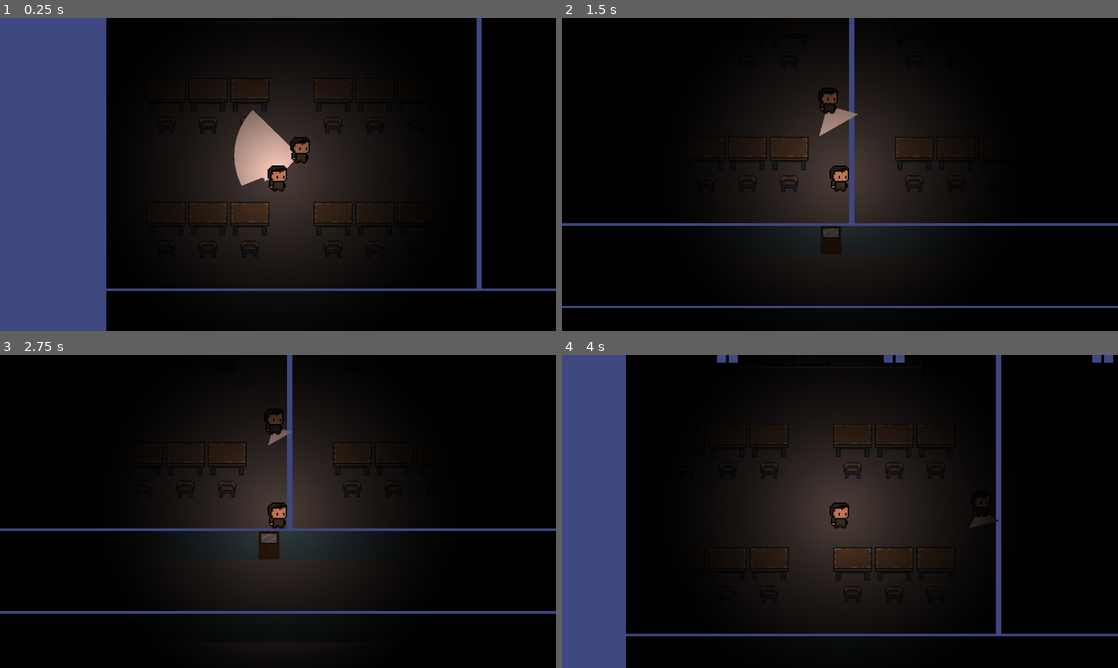
Above: before the commit, frames 1-4 (two rows, left to right).
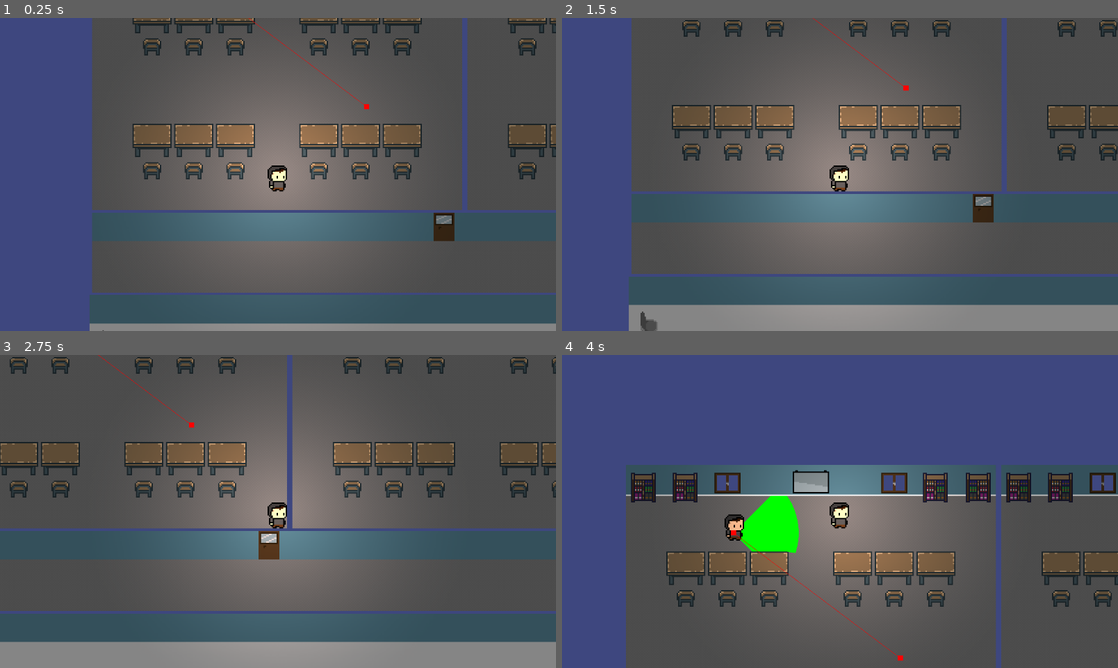
Above: after the commit, the same moments.

Repository: IndianJanos/godot-wild-jam--82
Game: Godot game, scene res://scenes/game.tscn
Two runs of this game, one before a commit and one after it. Both use one fixed random seed, a clock stepped at 60 frames per second and the inputs below. The engine's default icon, where the game draws it, is replaced by a stand-in: a white triangle on a blue panel in a dark square.
Inputs:
- Up to frame 1 (0.25 s): no input
- Up to frame 2 (1.5 s): hold D (move_right) 0.53-1.28 s; hold S (move_down) from 1.28 s (still down)
- Up to frame 3 (2.75 s): tap Enter at 2 s; release S (move_down) at 2.03 s; hold D (move_right) from 2.03 s (still down)
- Up to frame 4 (4 s): release D (move_right) at 2.78 s; hold W (move_up) 2.78-3.53 s; hold A (move_left) from 3.53 s (still down)

The runs differ from the first frame. In frame 1, 83% of the frame differs, in the area x 16-100%, y 0-100%; in frame 2, 99%, in the area x 0-100%, y 0-100%; in frame 3, 98%; in frame 4, 87%.

Commit message:
Nav agent BAD!!!

Diff:
--- a/scenes/game.tscn
+++ b/scenes/game.tscn
@@ -8,9 +8,9 @@
 [ext_resource type="Script" uid="uid://bymq0ctd1hpyl" path="res://scripts/enemy.gd" id="4_lbhrr"]
 
 [sub_resource type="NavigationPolygon" id="NavigationPolygon_iywne"]
-vertices = PackedVector2Array(483, 448.031, 219, 448.961, 219, 266, 483, 266)
+vertices = PackedVector2Array(274.031, 196.328, 10, 196.328, 10, 10, 274.031, 10)
 polygons = Array[PackedInt32Array]([PackedInt32Array(0, 1, 2, 3)])
-outlines = Array[PackedVector2Array]([PackedVector2Array(209, 256, 493, 256, 493, 458, 209, 459)])
+outlines = Array[PackedVector2Array]([PackedVector2Array(-0.000488281, 0, 284.031, 0, 284.031, 206.33, -0.000488281, 206.33)])
 
 [sub_resource type="RectangleShape2D" id="RectangleShape2D_lnu2h"]
 size = Vector2(25, 721)
@@ -26,12 +26,13 @@
 tile_set = ExtResource("1_p57ef")
 
 [node name="CanvasModulate" type="CanvasModulate" parent="TileMapLayer"]
+visible = false
 position = Vector2(-0.000549316, 0.000305176)
 scale = Vector2(0.999996, 0.999999)
 color = Color(0, 0, 0, 1)
 
 [node name="NavigationRegion2D" type="NavigationRegion2D" parent="TileMapLayer"]
-position = Vector2(6002, 318)
+position = Vector2(6208.68, 570.441)
 navigation_polygon = SubResource("NavigationPolygon_iywne")
 
 [node name="Background" type="Sprite2D" parent="."]
@@ -57,15 +58,22 @@
 position = Vector2(13.5, 361.5)
 shape = SubResource("RectangleShape2D_lnu2h")
 
-[node name="Enemy" type="CharacterBody2D" parent="."]
-position = Vector2(6360, 647)
+[node name="Enemy" type="CharacterBody2D" parent="." node_paths=PackedStringArray("vision_cone", "pivot")]
+position = Vector2(6292, 592)
 script = ExtResource("4_lbhrr")
 target_node = NodePath("../Player")
-nav_region_path = NodePath("../TileMapLayer/NavigationRegion2D")
-patrol_points = Array[Vector2]([Vector2(6359, 668), Vector2(6150, 668)])
+patrol_points = Array[Vector2]([Vector2(6420, 688), Vector2(6292, 592)])
 cone_length = 50.0
+vision_cone = NodePath("Pivot/Polygon2D")
+pivot = NodePath("Pivot")
 
-[node name="Polygon2D" type="Polygon2D" parent="Enemy"]
+[node name="NavigationAgent2D" type="NavigationAgent2D" parent="Enemy"]
+debug_enabled = true
+
+[node name="Pivot" type="Node2D" parent="Enemy"]
+
+[node name="Polygon2D" type="Polygon2D" parent="Enemy/Pivot"]
+color = Color(0, 1, 0, 1)
 
 [node name="CollisionShape2D" type="CollisionShape2D" parent="Enemy"]
 position = Vector2(0, -4)
@@ -93,7 +101,7 @@
 shape = SubResource("RectangleShape2D_lnu2h")
 
 [node name="Player" type="CharacterBody2D" parent="."]
-position = Vector2(6341, 680)
+position = Vector2(6352, 740)
 script = ExtResource("2_lnu2h")
 speed = 15000.0
 
--- a/scripts/enemy.gd
+++ b/scripts/enemy.gd
@@ -2,80 +2,63 @@
 
 @export var speed: float = 100.0
 @export var target_node: NodePath
-@export var nav_region_path: NodePath
 @export var patrol_points: Array[Vector2] = []
 @export var cone_length: float = 200.0
 @export var cone_angle: float = 90.0
-@export var ray_count: int = 30
+@export var ray_count: int = 60
+@export var vision_cone: Polygon2D
+@export var pivot: Node2D
 
-@onready var vision_cone := $Polygon2D
-@onready var player := get_node(target_node)
+@onready var nav_agent: NavigationAgent2D = $NavigationAgent2D
+@onready var player: Node2D = get_node(target_node)
 
-var path: PackedVector2Array = []
-var path_index := 0
-var patrol_index := 0
-var chasing := false
-var player_seen := false
+var patrol_index: int = 0
+var player_seen: bool = false
 
 func _ready():
-	update_path_to(patrol_points[patrol_index])
+	nav_agent.velocity_computed.connect(_on_velocity_computed)
 
-func _physics_process(delta: float):
+	if patrol_points.size() > 0:
+		nav_agent.target_position = patrol_points[patrol_index]
+
+func _physics_process(_delta: float) -> void:
 	update_vision_cone()
 
-	if player_seen:
-		if not chasing:
-			chasing = true
-		update_path_to(player.global_position)
-		vision_cone.look_at(player.global_position)
-	elif not chasing and path_index >= path.size():
+	if nav_agent.is_navigation_finished() and patrol_points.size() > 0:
 		patrol_index = (patrol_index + 1) % patrol_points.size()
-		update_path_to(patrol_points[patrol_index])
-		vision_cone.look_at(patrol_points[patrol_index])
+		nav_agent.target_position = patrol_points[patrol_index]
+		pivot.look_at(patrol_points[patrol_index])
 
-	move_along_path()
-
-func move_along_path():
-	if path_index >= path.size():
-		velocity = Vector2.ZERO
-		return
-
-	var target_pos = path[path_index]
-	var direction = (target_pos - global_position).normalized()
-	velocity = direction * speed
+	var direction = global_position.direction_to(nav_agent.get_next_path_position())
+	nav_agent.velocity = direction * speed
 	move_and_slide()
 
-	if global_position.distance_to(target_pos) < 4.0:
-		path_index += 1
-
-func update_path_to(target_pos: Vector2):
-	var nav_region = get_node(nav_region_path) as NavigationRegion2D
-	var map = nav_region.get_navigation_map()
-	path = NavigationServer2D.map_get_path(map, global_position, target_pos, false)
-	path_index = 0
+func _on_velocity_computed(safe_velocity: Vector2) -> void:
+	velocity = velocity.move_toward(safe_velocity, 100)
 
 func update_vision_cone():
 	var points: Array[Vector2] = [Vector2.ZERO]
 	var start_angle = -cone_angle / 2.0
 	var angle_step = cone_angle / ray_count
+	var origin = pivot.global_position
 	var space_state = get_world_2d().direct_space_state
 
-	player_seen = false  # Reset before raycasting
+	player_seen = false
 
 	for i in range(ray_count + 1):
 		var angle_rad = deg_to_rad(start_angle + i * angle_step)
-		var direction = global_transform.x.rotated(angle_rad)
-		var target = global_position + direction * cone_length
+		var direction = Vector2.RIGHT.rotated(pivot.rotation + angle_rad)
+		var target = origin + direction * cone_length
 
-		var query = PhysicsRayQueryParameters2D.create(global_position, target)
+		var query = PhysicsRayQueryParameters2D.create(origin, target)
 		query.exclude = [self]
 		var result = space_state.intersect_ray(query)
+
 		var hit_point = result.position if result else target
-		points.append(to_local(hit_point))
+		points.append(pivot.to_local(hit_point))
 
 		if result and result.collider == player:
 			player_seen = true
 
-	# Change vision cone color
-	vision_cone.color = Color.RED if player_seen else Color.WHITE
+	vision_cone.color = Color.RED if player_seen else Color.GREEN
 	vision_cone.polygon = points
--- a/tile_sets/school.tres
+++ b/tile_sets/school.tres
@@ -140,6 +140,7 @@
 texture = ExtResource("18_fh0o0")
 texture_region_size = Vector2i(32, 32)
 0:0/0 = 0
+0:0/0/physics_layer_0/polygon_0/points = PackedVector2Array(-16, -8, 16, -8, 16, 16, -16, 16)
 
 [sub_resource type="TileSetAtlasSource" id="TileSetAtlasSource_y5v4p"]
 texture = ExtResource("18_3jax3")
